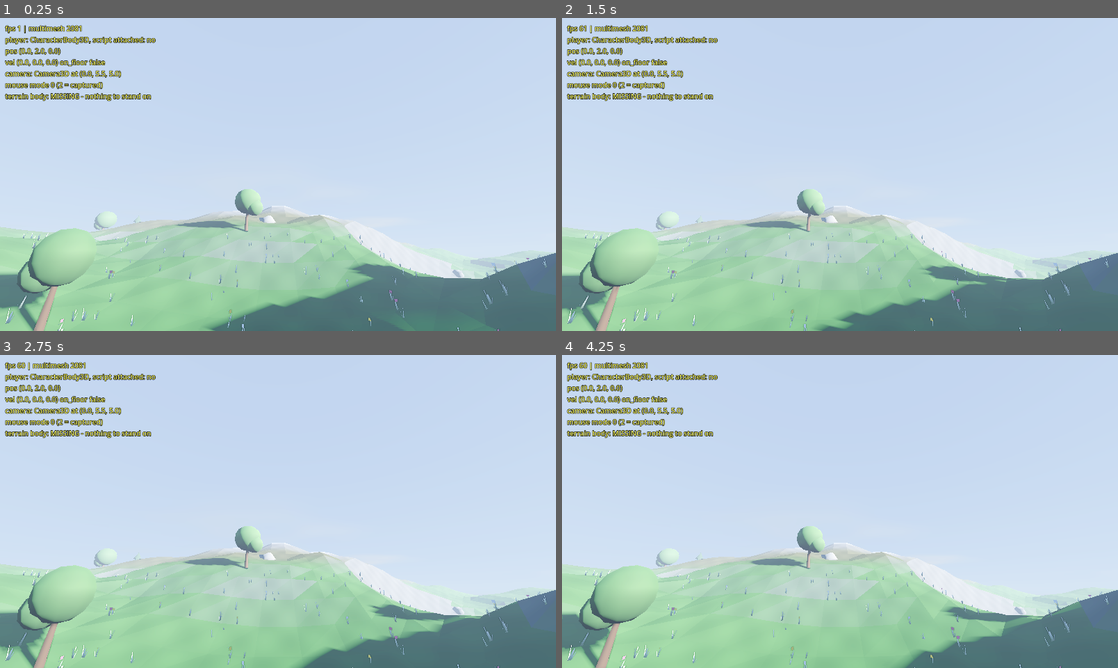
Above: before the commit, frames 1-4 (two rows, left to right).
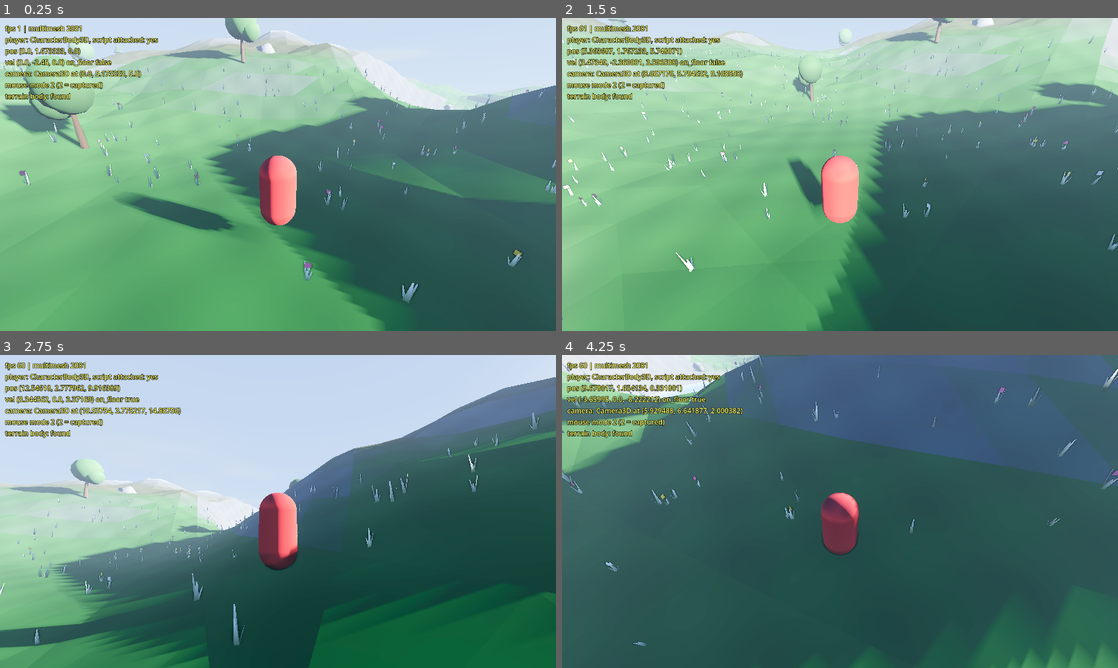
Above: after the commit, the same moments.

Repository: Desm00nt/BlablaGame
Game: Godot game, scene res://scenes/main.tscn
The game is run twice, just before and just after one commit, with the same random seed, the same clock (stepped at 60 frames per second) and the same inputs.
Inputs (mouse positions are in pixels of both pictures, inside the frame that each line leads up to):
- Up to frame 1 (0.25 s): no input
- Up to frame 2 (1.5 s): move the mouse to (962, 158) at 0.52 s; hold D (move_right) 0.53-1.28 s; hold Shift (sprint) 0.53-1.28 s; click (962, 158) at 0.67 s; tap Space (jump) at 0.77 s; move the mouse to (728, 190) at 1.27 s; hold S (move_backward) from 1.28 s (still down); tap Shift (sprint) at 1.35 s; click (728, 190) at 1.42 s
- Up to frame 3 (2.75 s): tap Space (jump) at 1.52 s; move the mouse to (333, 442) at 2.02 s; release S (move_backward) at 2.03 s; hold D (move_right) from 2.03 s (still down); hold Shift (sprint) from 2.03 s (still down); click (333, 442) at 2.17 s
- Up to frame 4 (4.25 s): move the mouse to (812, 574) at 2.77 s; release D (move_right) at 2.78 s; release Shift (sprint) at 2.78 s; hold W (move_forward) 2.78-3.53 s; tap Shift (sprint) at 2.85 s; click (812, 574) at 2.92 s; tap Space (jump) at 3.02, 3.77 s; move the mouse to (1006, 558) at 3.52 s; hold A (move_left) from 3.53 s (still down); hold Shift (sprint) from 3.53 s (still down); click (1006, 558) at 3.67 s

The runs differ from the first frame. In frame 1, 85% of the frame differs, in the area x 0-100%, y 0-100%; in frame 2, 94%; in frame 3, 68%; in frame 4, 98%.
Error before the commit: Parse Error: Cannot infer the type of "yaw" variable because the value doesn't have a set type. (res://scripts/player.gd:167)

Commit message:
fix: scripts failed to compile in Godot 4.3 - player was a frozen capsule
Root cause of 'the character never moves or falls':
player.gd did not load at all. 'var yaw := -event.relative.x * ...'
infers from a Variant (property access on the base InputEvent), which is
a hard parse error in Godot 4.3 - the script silently failed to attach,
so _physics_process (gravity, movement) and _unhandled_input (mouse
look) never ran. The exporter only packs scripts and never compiles
them, which is why CI shipped this green.

Fixed:
* player.gd: cast to InputEventMouseMotion once, then typed access.
* main.gd, smoke_test.gd: same Variant-inference bug via Array.pop_back().
* world_generator.gd: TerrainBody was added during the parent's _ready(),
  which Godot rejects ('Parent node is busy setting up children') - the
  terrain collision silently never entered the tree. Deferred now.
* main.gd, smoke_test.gd: ss_reflections_enabled (Godot 3 name) renamed
  to ssr_enabled; the runtime error aborted _ready() and killed the HUD.
* main.tscn: terrain band thresholds exposed explicitly (defaults
  unchanged) so the smoke test can verify the material.
* smoke_test.gd: sun-direction tolerance now covers the 6 Hz update lag.
* build2.yml: compile-check every script + headless smoke test BEFORE
  export, so a non-compiling build can never ship again.

Verified locally with Godot 4.3: compile-check OK, [Smoke] PASS (31/31),
all static checks, noise parity and world layout OK.

Diff:
--- a/scenes/main.tscn
+++ b/scenes/main.tscn
@@ -52,6 +52,12 @@
 [sub_resource type="ShaderMaterial" id="ShaderMaterial_terrain"]
 render_priority = 0
 shader = ExtResource("3")
+; Band thresholds repeated from the shader defaults so the smoke test can
+; read them back and verify the material matches TerrainNoise's GRASS_LINE,
+; ROCK_LINE and SNOW_LINE. Values are identical to the shader defaults.
+shader_parameter/grass_line = 8.0
+shader_parameter/rock_line = 13.0
+shader_parameter/snow_line = 16.0
 
 [sub_resource type="PlaneMesh" id="PlaneMesh_terrain"]
 material = SubResource("ShaderMaterial_terrain")
--- a/scripts/main.gd
+++ b/scripts/main.gd
@@ -107,7 +107,10 @@
 		return bad
 	if env.sdfgi_enabled:
 		bad.append("SDFGI is enabled (banned)")
-	if env.ss_reflections_enabled:
+	# Godot 4 renamed this: ss_reflections_enabled (3.x) -> ssr_enabled.
+	# Accessing the old name is a runtime error that would abort _ready()
+	# and kill the HUD diagnostics.
+	if env.ssr_enabled:
 		bad.append("SSR is enabled (banned)")
 	if env.volumetric_fog_enabled:
 		bad.append("Volumetric Fog is enabled (banned - use fog_enabled distance fog)")
@@ -129,7 +132,11 @@
 	var total := 0
 	var stack: Array[Node] = [self]
 	while not stack.is_empty():
-		var n := stack.pop_back()
+		# Array.pop_back() returns Variant; `var n := ...` would infer
+		# Variant, and `Variant as T` stays Variant - which is a hard
+		# parse error in Godot 4.3 and would silently kill this whole
+		# script (and the on-screen diagnostics with it).
+		var n: Node = stack.pop_back()
 		if n is MultiMeshInstance3D:
 			var mm := (n as MultiMeshInstance3D).multimesh
 			if mm != null:
--- a/scripts/player.gd
+++ b/scripts/player.gd
@@ -163,13 +163,19 @@
 
 	# Mouse look only while the cursor is captured.
 	if event is InputEventMouseMotion and Input.mouse_mode == Input.MOUSE_MODE_CAPTURED:
+		# `event.relative` on a plain InputEvent is a Variant access, and
+		# inferring a variable from a Variant with `:=` is a hard parse
+		# error in Godot 4.3 - the whole script then fails to load and the
+		# character becomes a frozen capsule (no gravity, no movement, no
+		# mouse look). Cast once so every property below is typed.
+		var motion := event as InputEventMouseMotion
 		# Horizontal mouse movement rotates the whole body (yaw).
-		var yaw := -event.relative.x * mouse_sensitivity
+		var yaw := -motion.relative.x * mouse_sensitivity
 		rotate_y(yaw)
 		_yaw_delta += yaw
 
 		# Vertical mouse movement rotates the camera pivot (pitch), clamped to +-70 degrees.
-		camera_pivot.rotate_x(-event.relative.y * mouse_sensitivity)
+		camera_pivot.rotate_x(-motion.relative.y * mouse_sensitivity)
 		camera_pivot.rotation.x = clamp(camera_pivot.rotation.x, deg_to_rad(-70.0), deg_to_rad(70.0))
 
 
--- a/scripts/world_generator.gd
+++ b/scripts/world_generator.gd
@@ -109,7 +109,13 @@
 	var body := StaticBody3D.new()
 	body.name = "TerrainBody"
 	body.add_child(col)
-	get_parent().add_child(body)
+	# WorldGenerator._ready() runs while the parent (Main) is still setting
+	# up its children, so a plain add_child() here is rejected with "Parent
+	# node is busy setting up children" and the terrain collision would
+	# silently never enter the tree - the player would fall through the
+	# world. Deferring runs it right after setup, before the first physics
+	# tick can move the player.
+	get_parent().add_child.call_deferred(body)
 	_collision_faces = faces.size() / 3
 
 
--- a/tests/smoke_test.gd
+++ b/tests/smoke_test.gd
@@ -92,7 +92,9 @@
 	var no_range: int = 0
 	var stack: Array[Node] = [$Main]
 	while not stack.is_empty():
-		var n := stack.pop_back()
+		# pop_back() returns Variant; inferring with `:=` from a Variant
+		# (even through `as`) is a hard parse error in Godot 4.3.
+		var n: Node = stack.pop_back()
 		if n is MultiMeshInstance3D:
 			var mmi := n as MultiMeshInstance3D
 			nodes += 1
@@ -158,7 +160,12 @@
 	_expect(absf(b.determinant() - 1.0) < 0.001,
 			"sun basis determinant is +1 (got %0.4f)" % b.determinant())
 	var want: Vector3 = tm.sun_direction()
-	_expect(b.z.distance_to(want) < 0.001,
+	# The sun transform is refreshed at update_rate Hz (6 by default), while
+	# time_of_day keeps advancing, so the basis may lag up to 1/update_rate
+	# seconds behind. The sun moves TAU / day_length_seconds rad/s
+	# (~0.0035 rad per 1/6 s), so 0.005 absorbs the full lag plus float32
+	# noise without hiding a real error.
+	_expect(b.z.distance_to(want) < 0.005,
 			"light -Z points away from sun_direction() (delta %0.5f)" % b.z.distance_to(want))
 
 
@@ -171,7 +178,8 @@
 		return
 	var env := we.environment
 	_expect(not env.sdfgi_enabled, "SDFGI off")
-	_expect(not env.ss_reflections_enabled, "SSR off")
+	# Godot 4 renamed ss_reflections_enabled (3.x) to ssr_enabled.
+	_expect(not env.ssr_enabled, "SSR off")
 	_expect(not env.volumetric_fog_enabled, "Volumetric fog off")
 	_expect(env.ssao_enabled, "SSAO on")
 	_expect(env.glow_enabled, "Glow on")
Not shown, changed: .github/workflows/build2.yml
